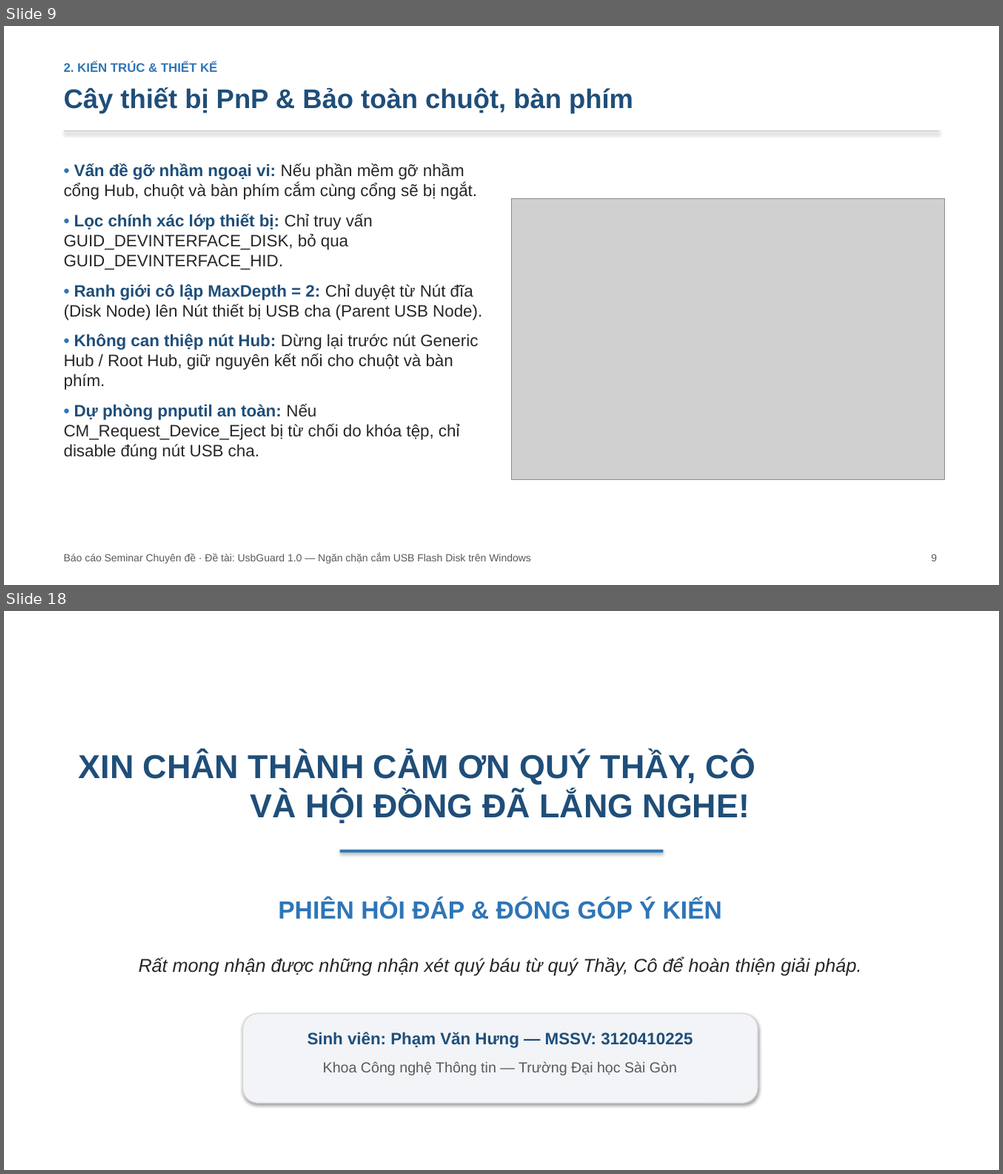
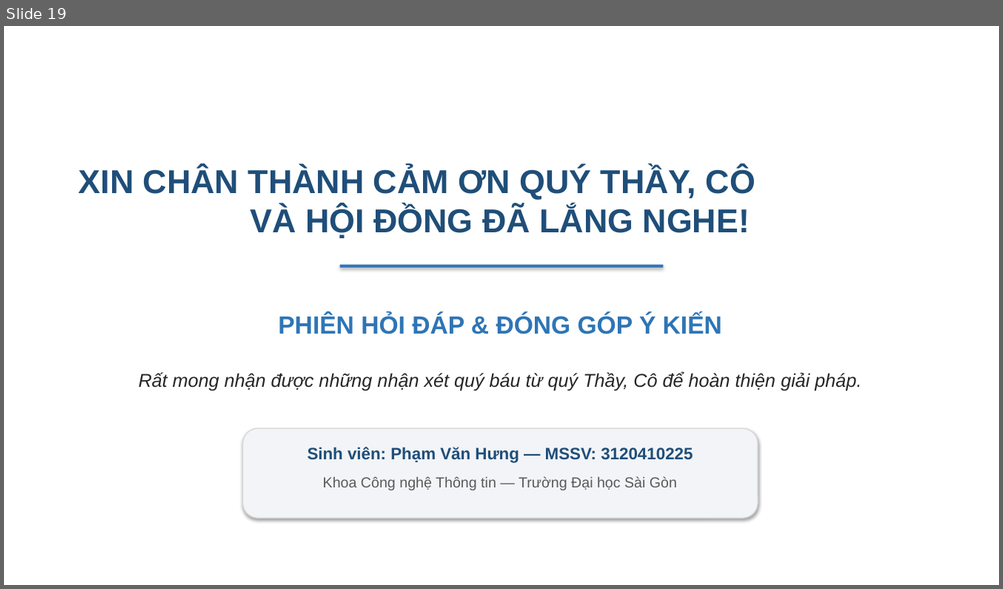
Before and after one commit to hungphamwp/usbguard, a slide deck: slide/SLIDE-UsbGuard.pptx. Shown one above the other, each under a label of ours: slides 9 and 18 before the commit, slide 19 after it; the slides between them are not shown. The pictures are 1003x1174 and 1003x589 pixels, drawn with LibreOffice and Linux fonts; fonts in the diff are those of the drawing; grey boxes stand for pictures. Boxes give left, top, right and bottom in pixels: in the first picture for what was removed or moved away, otherwise in the second. Text is boxed around its words. In the diff, an @@ line names an element or a change of style, - is before the commit and + after.

```diff
--- a/slide/SLIDE-UsbGuard.pptx
+++ b/slide/SLIDE-UsbGuard.pptx
@@ slide 9 removed at [4, 26, 999, 585], background #FFFFFF @@
@@ text removed at [64, 62, 217, 72] @@
-2. KIẾN TRÚC & THIẾT KẾ
@@ text removed at [64, 87, 633, 114] @@
-Cây thiết bị PnP & Bảo toàn chuột, bàn phím
@@ rectangle removed at [64, 130, 939, 132] @@
@@ text removed at [64, 164, 482, 460] @@
-• Vấn đề gỡ nhầm ngoại vi: Nếu phần mềm gỡ nhầm cổng Hub, chuột và bàn phím cắm cùng cổng sẽ bị ngắt.
-• Lọc chính xác lớp thiết bị: Chỉ truy vấn GUID_DEVINTERFACE_DISK, bỏ qua GUID_DEVINTERFACE_HID.
-• Ranh giới cô lập MaxDepth = 2: Chỉ duyệt từ Nút đĩa (Disk Node) lên Nút thiết bị USB cha (Parent USB Node).
-• Không can thiệp nút Hub: Dừng lại trước nút Generic Hub / Root Hub, giữ nguyên kết nối cho chuột và bàn phím.
-• Dự phòng pnputil an toàn: Nếu CM_Request_Device_Eject bị từ chối do khóa tệp, chỉ disable đúng nút USB cha.
@@ picture removed at [512, 198, 944, 480] @@
@@ text removed at [64, 554, 531, 564] @@
-Báo cáo Seminar Chuyên đề · Đề tài: UsbGuard 1.0 — Ngăn chặn cắm USB Flash Disk trên Windows
@@ text removed at [930, 554, 936, 562] @@
-9
@@ what was slide 18 is now slide 19 @@
```
Also in this commit, not shown: 14 slides changed, 4 slides added, 2 other slides removed, 17 other files.
